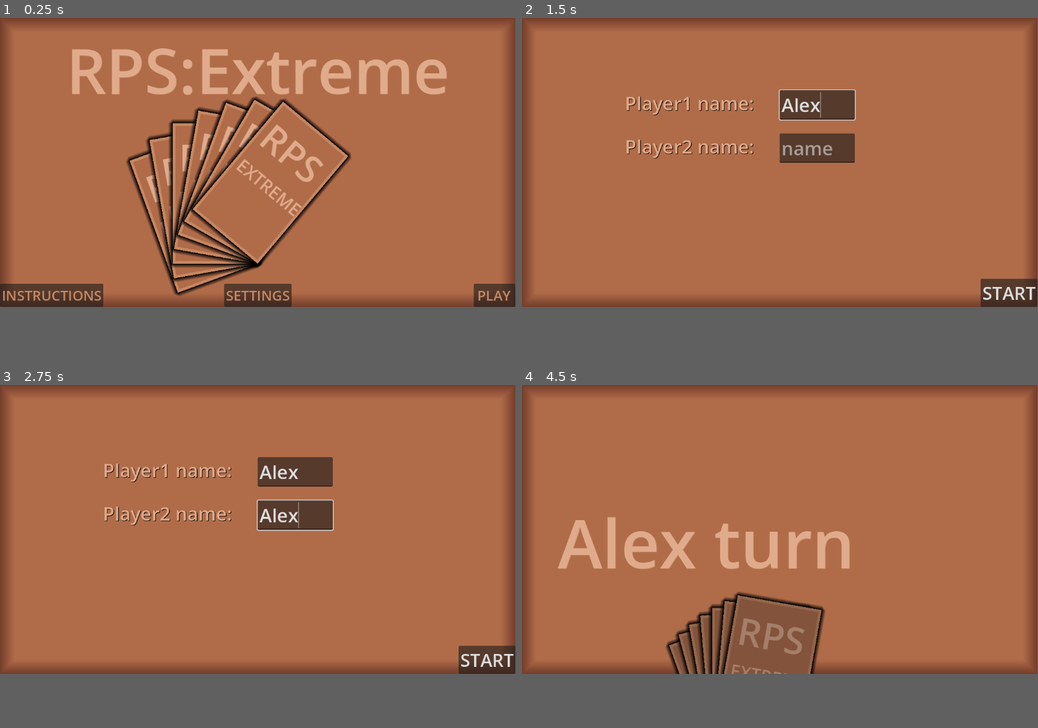
Above: before the commit, frames 1-4 (two rows, left to right).
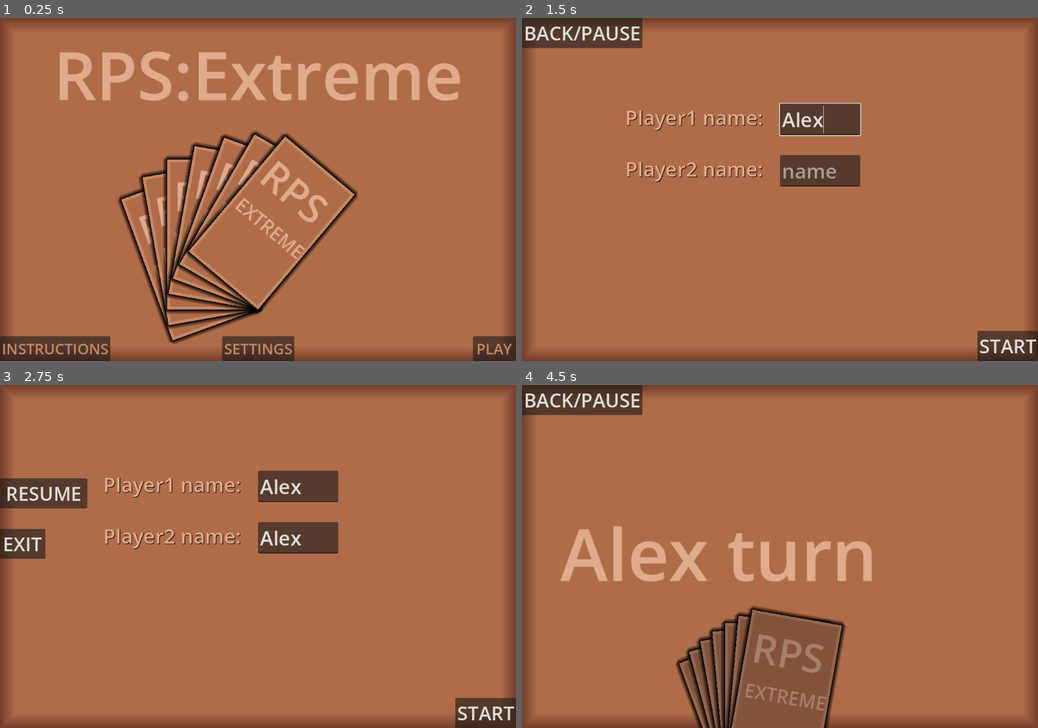
Above: after the commit, the same moments.

Repository: smkillerz777-star/RPS-Extreme
Game: Godot game, scene res://main_menu.tscn
Same seed, same stepped clock (60 frames per second), same inputs: the game is played once before the commit and once after it.
Inputs (mouse positions are in pixels of both pictures, inside the frame that each line leads up to):
- Up to frame 1 (0.25 s): no input
- Up to frame 2 (1.5 s): click "PLAY" at 0.5 s; click (816, 103) at 1.27 s; type "Alex" at 1.35 s
- Up to frame 3 (2.75 s): click (294, 515) at 1.5 s; type "Alex" at 1.58 s; click (61, 398) at 2 s, where only the run after the commit has a clickable "BACK/PAUSE"
- Up to frame 4 (4.5 s): click (563, 477) at 2.75 s, where only the run after the commit has a clickable "RESUME"; click "START" at 3.5 s; tap Enter at 4.25 s; move the mouse to (893, 515) at 4.27 s; hold Right from 4.28 s (still down); tap Alt at 4.35 s; click (893, 515) at 4.42 s
In our replay, the window is 799x449 before the commit and 800x533 after it. These sizes can differ from the game's own. Grey fills any space a smaller window leaves; there, only what the larger window draws over its background counts as a difference.

The runs differ from the first frame. In frame 1, 26% of the frame differs, in the area x 0-100%, y 0-100%; in frame 2, 14%; in frame 3, 15%; in frame 4, 19%.

Commit message:
added back,resume,exit buttons in main_game,
made the global.despription convert itself to array in global itself. added back/pause,resume and exit buttons to make navigation easier .

Diff:
--- a/rps-extreme/game_over.gd
+++ b/rps-extreme/game_over.gd
@@ -9,3 +9,7 @@
     global.time_past = 0
     global.again = true
     get_tree().change_scene_to_file("res://main_game.tscn")
+
+
+func _on_button_2_pressed() -> void:
+    get_tree().change_scene_to_file("res://main_menu.tscn")
--- a/rps-extreme/game_over.tscn
+++ b/rps-extreme/game_over.tscn
@@ -81,4 +81,23 @@
 theme_override_font_sizes/font_size = 30
 text = "PLAY AGAIN"
 
+[node name="Button2" type="Button" parent="." unique_id=1777235718]
+layout_mode = 1
+anchors_preset = -1
+anchor_left = 0.5
+anchor_top = 0.803
+anchor_right = 0.5
+anchor_bottom = 0.803
+offset_left = -50.5
+offset_top = -15.5
+offset_right = 50.5
+offset_bottom = 15.5
+grow_horizontal = 2
+grow_vertical = 2
+theme_override_colors/font_color = Color(0.8784314, 0.67058825, 0.54509807, 1)
+theme_override_colors/font_focus_color = Color(0.8784314, 0.67058825, 0.54509807, 1)
+theme_override_font_sizes/font_size = 30
+text = "MAIN MENU"
+
 [connection signal="pressed" from="Button" to="." method="_on_button_pressed"]
+[connection signal="pressed" from="Button2" to="." method="_on_button_2_pressed"]
--- a/rps-extreme/global.gd
+++ b/rps-extreme/global.gd
@@ -33,3 +33,5 @@
 rock smothers fire
 rock crushes paper
 rock curshes earth"
+func _ready() -> void:
+    global.description = global.description.split("\n")
--- a/rps-extreme/main_game.gd
+++ b/rps-extreme/main_game.gd
@@ -11,19 +11,18 @@
 var game_started = false
 var card_enabled = false
 var game_ended = false
+var game_paused = false
 func _ready():
 	card_disable()
-	if(not global.again):
-		global.description = global.description.split("\n")
 	if(global.again):
 		game_start()
 func _process(delta: float) -> void:
 	global.time_past += delta
-	if((tween == null or not tween.is_valid()) and game_started):
+	if((tween == null or not tween.is_valid()) and game_started and not game_paused):
 		card_enable()
 	if((tween == null or not tween.is_valid()) and game_ended):
 		get_tree().change_scene_to_file("res://game_over.tscn")
-	if(card_enabled and tween.is_valid() and game_started):
+	if(card_enabled and tween != null and tween.is_valid() and game_started):
 		card_disable()
 	if(element_selected>=max_element_selected):
 		_on_timer_timeout()
@@ -113,18 +112,18 @@
 func turn_front(card):
 	if(tween == null or not tween.is_valid()):
 		tween = create_tween()
-	tween.tween_property(card,"scale:x",0.0,0.15)
+	tween.tween_property(card,"scale:x",0.0,0.1)
 	tween.tween_property(card.get_child(0).get_node("back"),"visible",false,0.01)
 	tween.tween_property(card.get_child(0).get_node(NodePath(card.name)),"visible",true,0.01)
-	tween.tween_property(card,"scale:x",1.0,0.15)
+	tween.tween_property(card,"scale:x",1.0,0.1)
 
 func turn_back(card):
 	if(tween == null or not tween.is_valid()):
 		tween = create_tween()
-	tween.tween_property(card,"scale:x",0.0,0.15)
+	tween.tween_property(card,"scale:x",0.0,0.1)
 	tween.tween_property(card.get_child(0).get_node("back"),"visible",true,0.01)
 	tween.tween_property(card.get_child(0).get_node(NodePath(card.name)),"visible",false,0.01)
-	tween.tween_property(card,"scale:x",1.0,0.15)
+	tween.tween_property(card,"scale:x",1.0,0.1)
 
 func mmatch():
 	for i in range(max_element_selected):
@@ -248,6 +247,7 @@
 	card_enabled = true
 
 func  card_disable():
+	print("hi")
 	for i in range(4,11):
 		get_child(i).get_child(1).disabled = true
 	card_enabled = false
@@ -273,3 +273,33 @@
 		else:
 			offset = (loser-winner-1)
 	label_animation(global.description[(winner)*3+offset],2,70)
+
+
+func _on_exit_pressed() -> void:
+	get_tree().change_scene_to_file("res://main_menu.tscn")
+
+
+func _on_back_pressed() -> void:
+	var tween2 = create_tween()
+	if(tween!=null and tween.is_valid()):
+		tween.pause()
+	$resume.visible = true
+	$exit.visible = true
+	$back.visible = false
+	card_disable()
+	tween2.tween_property($resume,"position:x",0,0.3)
+	tween2.tween_property($exit,"position:x",0,0.3)
+	game_paused = true
+
+
+func _on_resume_pressed() -> void:
+	var tween2 = create_tween()
+	if(tween!=null and tween.is_valid()):
+		tween.play()
+	card_enable()
+	$back.visible = true
+	tween2.tween_property($resume,"position:x",-183,0.3)
+	tween2.tween_property($exit,"position:x",-95,0.3)
+	tween2.tween_property($exit,"visible",false,0.01)
+	tween2.tween_property($resume,"visible",false,0.01)
+	game_paused = false
--- a/rps-extreme/main_game.tscn
+++ b/rps-extreme/main_game.tscn
@@ -199,6 +199,33 @@
 theme_override_font_sizes/font_size = 40
 text = "START"
 
+[node name="back" type="Button" parent="." unique_id=580560071]
+layout_mode = 0
+offset_right = 112.0
+offset_bottom = 63.0
+theme_override_font_sizes/font_size = 40
+text = "BACK/PAUSE"
+
+[node name="resume" type="Button" parent="." unique_id=1952571867]
+visible = false
+layout_mode = 1
+anchors_preset = -1
+anchor_top = 0.272
+anchor_bottom = 0.272
+offset_left = -183.0
+theme_override_font_sizes/font_size = 40
+text = "RESUME"
+
+[node name="exit" type="Button" parent="." unique_id=580401878]
+visible = false
+layout_mode = 1
+anchors_preset = -1
+anchor_top = 0.42
+anchor_bottom = 0.42
+offset_left = -95.0
+theme_override_font_sizes/font_size = 40
+text = "EXIT"
+
 [connection signal="pressed" from="fire/fire2" to="." method="_on_fire_pressed"]
 [connection signal="pressed" from="paper/paper" to="." method="_on_paper_pressed"]
 [connection signal="pressed" from="water/water" to="." method="_on_water_pressed"]
@@ -207,3 +234,6 @@
 [connection signal="pressed" from="air/air" to="." method="_on_air_pressed"]
 [connection signal="pressed" from="rock/rock" to="." method="_on_rock_pressed"]
 [connection signal="pressed" from="start" to="." method="_on_start_pressed"]
+[connection signal="pressed" from="back" to="." method="_on_back_pressed"]
+[connection signal="pressed" from="resume" to="." method="_on_resume_pressed"]
+[connection signal="pressed" from="exit" to="." method="_on_exit_pressed"]
--- a/rps-extreme/project.godot
+++ b/rps-extreme/project.godot
@@ -19,6 +19,11 @@
 
 global="*uid://smp4kijyhw36"
 
+[display]
+
+window/size/viewport_width=1080
+window/size/viewport_height=720
+
 [editor_plugins]
 
 enabled=PackedStringArray("res://addons/godot_super-wakatime/plugin.cfg")
